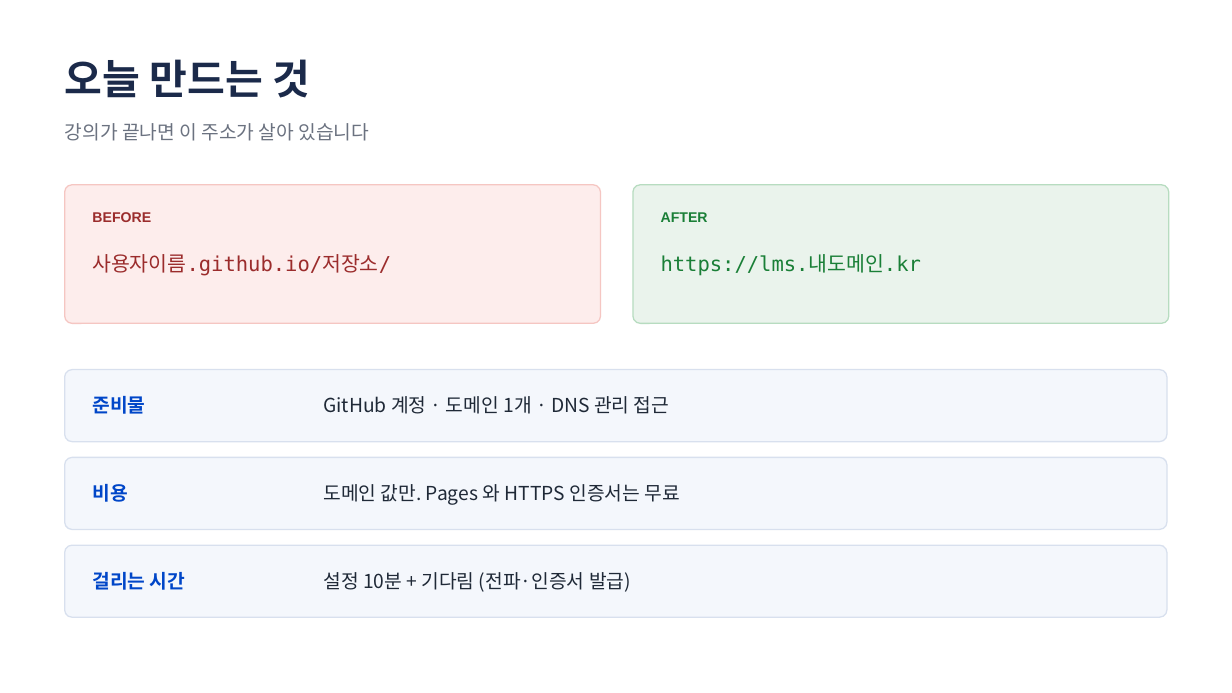
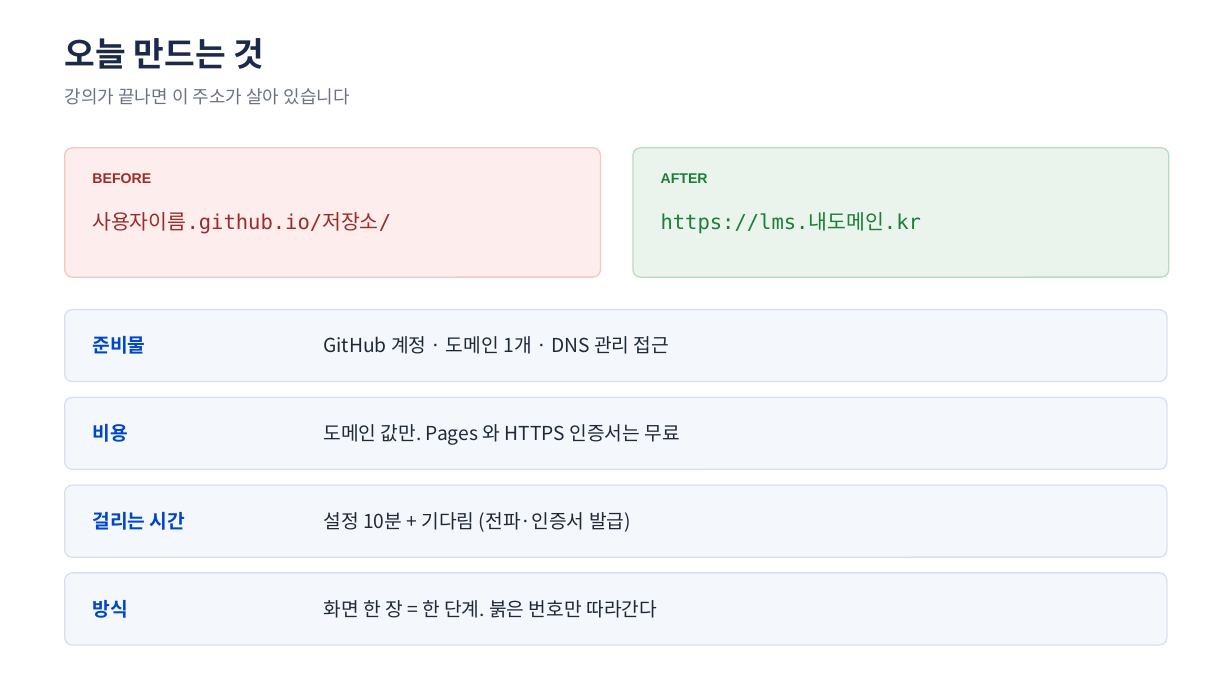
Before and after one commit to jungaistar/lms, a slide deck: slide 2 of docs/lecture/pages-domain/GitHub-Pages-도메인연결-강의슬라이드.pptx. Drawn at 1232x693 pixels with LibreOffice and Linux fonts; fonts in the diff are those of the drawing. Boxes give left, top, right and bottom in pixels: in the first picture for what was removed or moved away, otherwise in the second. Text is boxed around its words. In the diff, an @@ line names an element or a change of style, - is before the commit and + after.

```diff
--- a/docs/lecture/pages-domain/GitHub-Pages-도메인연결-강의슬라이드.pptx
+++ b/docs/lecture/pages-domain/GitHub-Pages-도메인연결-강의슬라이드.pptx
@@ text "오늘 만드는 것" moved from (x1=65, y1=59, x2=310, y2=98) to (x1=65, y1=38, x2=264, y2=69) @@
@@ text "오늘 만드는 것" at (x1=65, y1=38, x2=264, y2=69): size 32 to 26 pt @@
@@ text "강의가 끝나면 이 주소가 살아 ..." moved from (x1=65, y1=123, x2=369, y2=141) to (x1=65, y1=88, x2=349, y2=105) @@
@@ text "강의가 끝나면 이 주소가 살아 ..." at (x1=65, y1=88, x2=349, y2=105): size 15 to 14 pt @@
@@ rounded rectangle resized from (x1=65, y1=185, x2=601, y2=323) to (x1=65, y1=148, x2=601, y2=277) @@
@@ rounded rectangle at (x1=65, y1=148, x2=601, y2=277): proportions changed @@
@@ rounded rectangle at (x1=633, y1=148, x2=1169, y2=277): proportions changed @@
@@ rounded rectangle resized from (x1=633, y1=185, x2=1169, y2=323) to (x1=633, y1=148, x2=1169, y2=277) @@
@@ 4 texts moved together from (x1=92, y1=212, x2=921, y2=276) to (x1=92, y1=173, x2=921, y2=234) @@
@@ 6 texts, 3 rounded rectangles moved together from (x1=65, y1=370, x2=1167, y2=617) to (x1=65, y1=310, x2=1167, y2=557) @@
@@ rounded rectangle added at (x1=65, y1=573, x2=1167, y2=645), fill #F4F7FC, outline #D8E0EE 1 pt @@
@@ text added at (x1=92, y1=600, x2=127, y2=618), 15 pt, text #0046C8, bold @@
+방식
@@ text added at (x1=323, y1=600, x2=657, y2=618), 15 pt, text #1F2937 @@
+화면 한 장 = 한 단계. 붉은 번호만 따라간다
```
Also in this commit, not shown: 13 other slides changed, 13 slides added, 6 slides removed, 50 other files.
